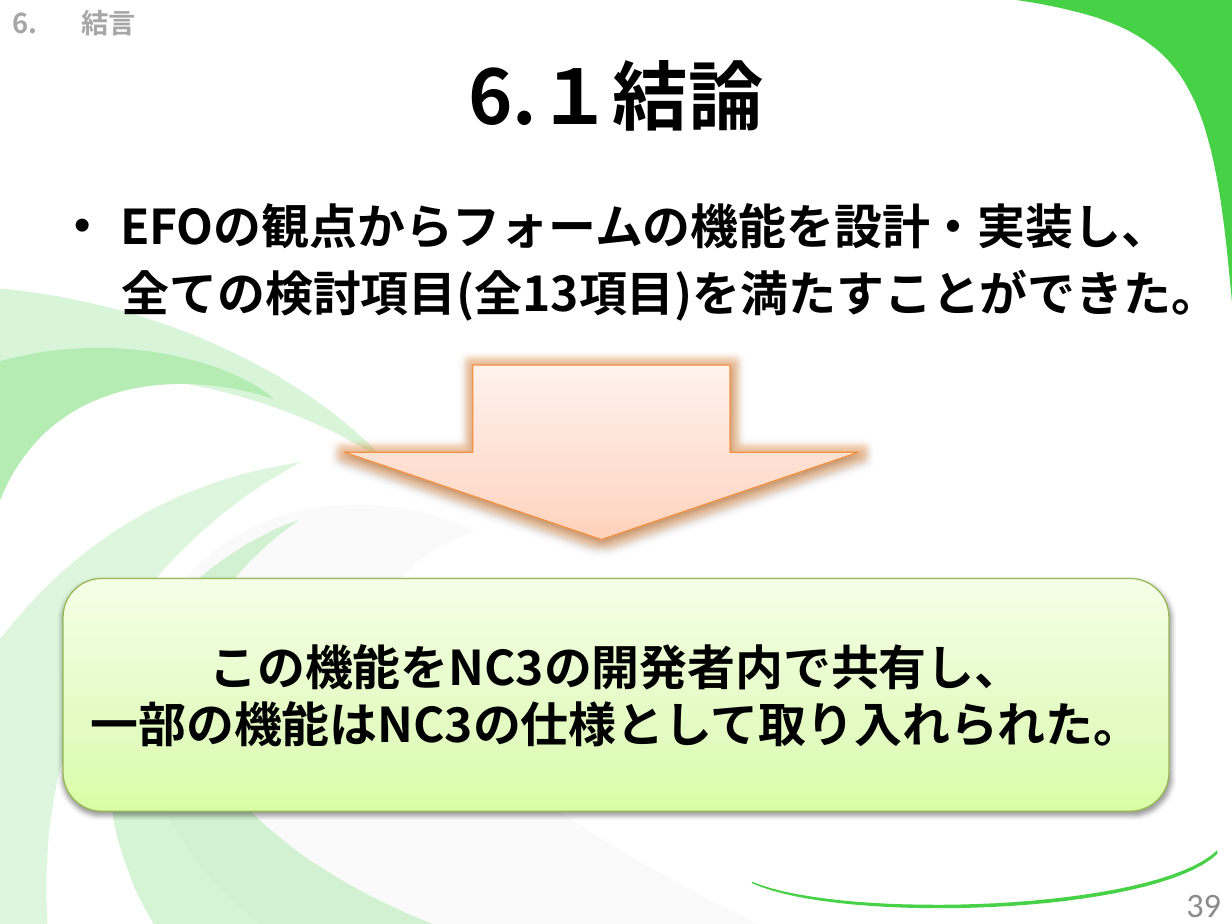
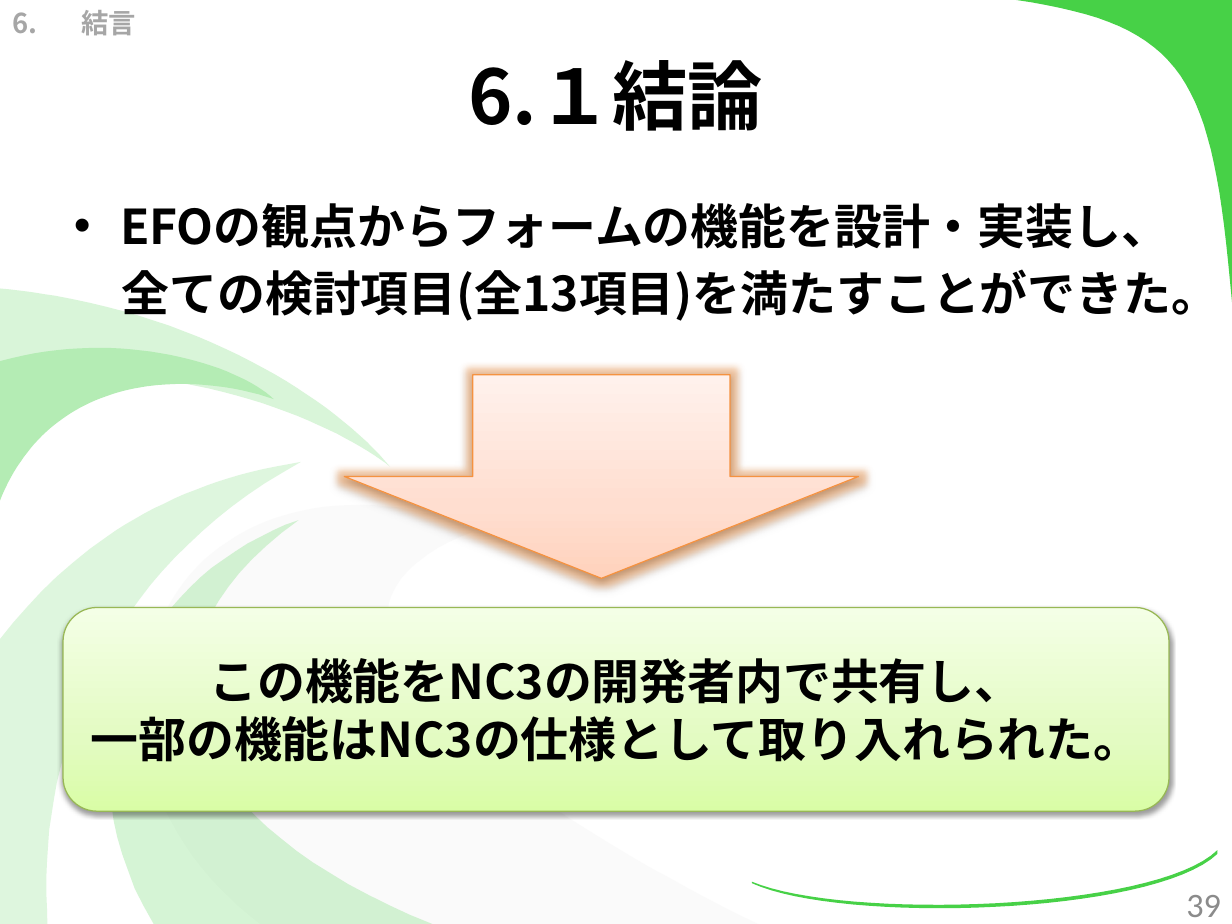
Before and after one commit to kotaro0717/Report-Management, a slide deck: slide 39 of PowerPoint/report_hokada.pptx. Drawn at 1232x924 pixels with LibreOffice and Linux fonts; fonts in the diff are those of the drawing. Boxes give left, top, right and bottom in pixels: in the first picture for what was removed or moved away, otherwise in the second. Text is boxed around its words. In the diff, an @@ line names an element or a change of style, - is before the commit and + after.

```diff
--- a/PowerPoint/report_hokada.pptx
+++ b/PowerPoint/report_hokada.pptx
@@ down arrow resized from (x1=345, y1=365, x2=859, y2=540) to (x1=345, y1=375, x2=859, y2=578) @@
@@ rounded rectangle "この機能をNC3の開発者内で共有し、" resized from (x1=63, y1=578, x2=1169, y2=811) to (x1=63, y1=607, x2=1169, y2=811) @@
```
Also in this commit, not shown: 5 other slides changed, 1 other file.
